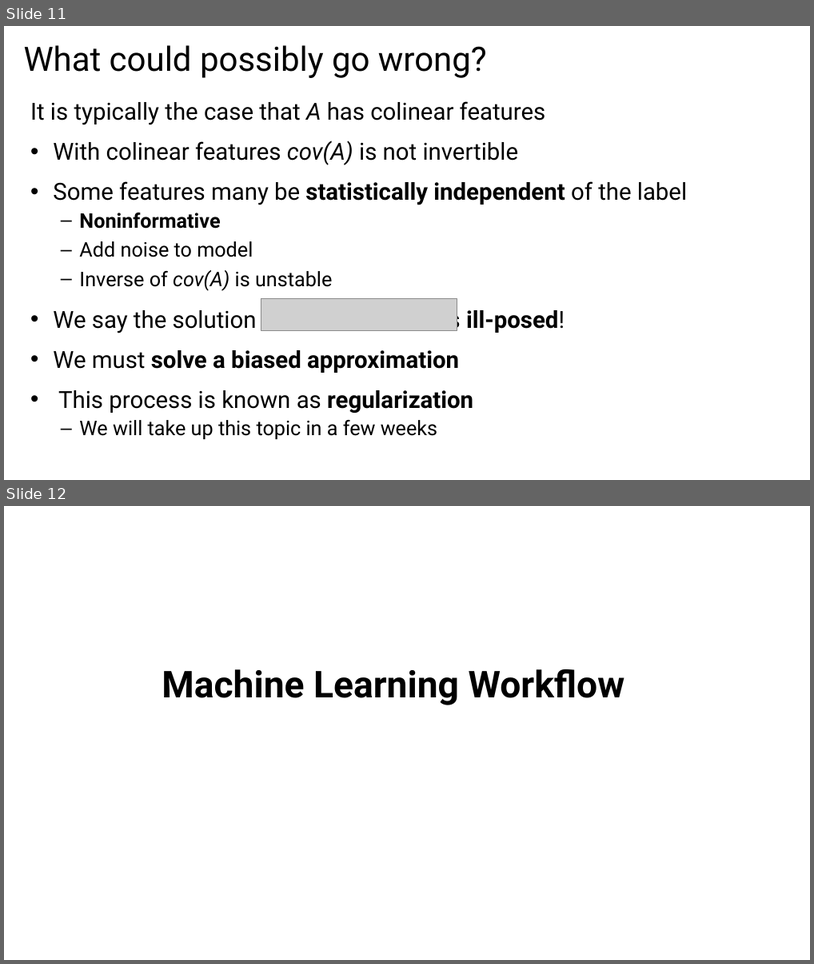
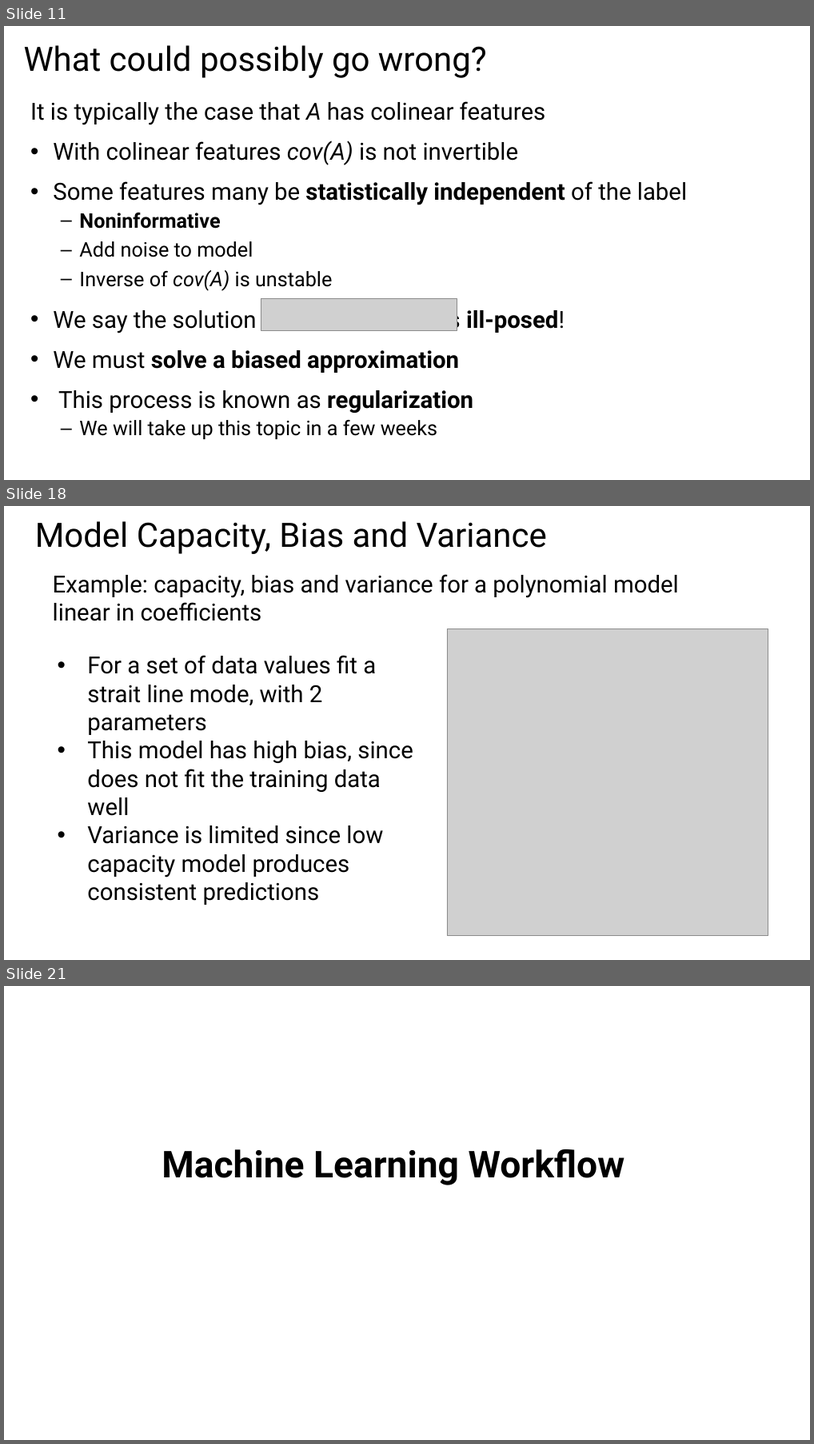
Before and after one commit to StephenElston/CSCI-E25, a slide deck: Slides/4_MachineLearningForCV.pptx. Shown one above the other, each under a label of ours: slides 11 and 12 before the commit, slides 11, 18 and 21 after it; the slides between them are not shown. The pictures are 814x964 and 814x1444 pixels, drawn with LibreOffice and Linux fonts; fonts in the diff are those of the drawing; grey boxes stand for pictures. Boxes give left, top, right and bottom in pixels: in the first picture for what was removed or moved away, otherwise in the second. Text is boxed around its words. In the diff, an @@ line names an element or a change of style, - is before the commit and + after.

```diff
--- a/Slides/4_MachineLearningForCV.pptx
+++ b/Slides/4_MachineLearningForCV.pptx
@@ slide 18 added at box(4, 506, 810, 960), background #FFFFFF @@
@@ text added at box(35, 521, 547, 554), 40 pt, text #000000 @@
+Model Capacity, Bias and Variance
@@ text added at box(53, 574, 679, 621), 28 pt, text #000000 @@
+Example: capacity, bias and variance for a polynomial model linear in coefficients
@@ picture added at box(447, 629, 769, 936) @@
@@ text added at box(87, 655, 413, 904), 28 pt, text #000000 @@
+• For a set of data values fit a strait line mode, with 2 parameters
+• This model has high bias, since does not fit the training data well
+• Variance is limited since low capacity model produces consistent predictions
@@ what was slide 12 is now slide 21 @@
```
Also in this commit, not shown: 3 slides changed, 10 other slides added.
